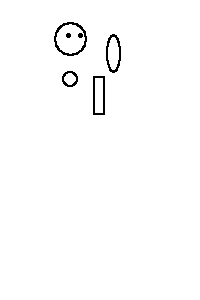
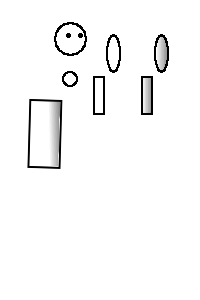
The second 200 × 300 image is a revision of the first. Changes to its layers:
painted on "Layer 1" over [27, 34, 169, 169]
